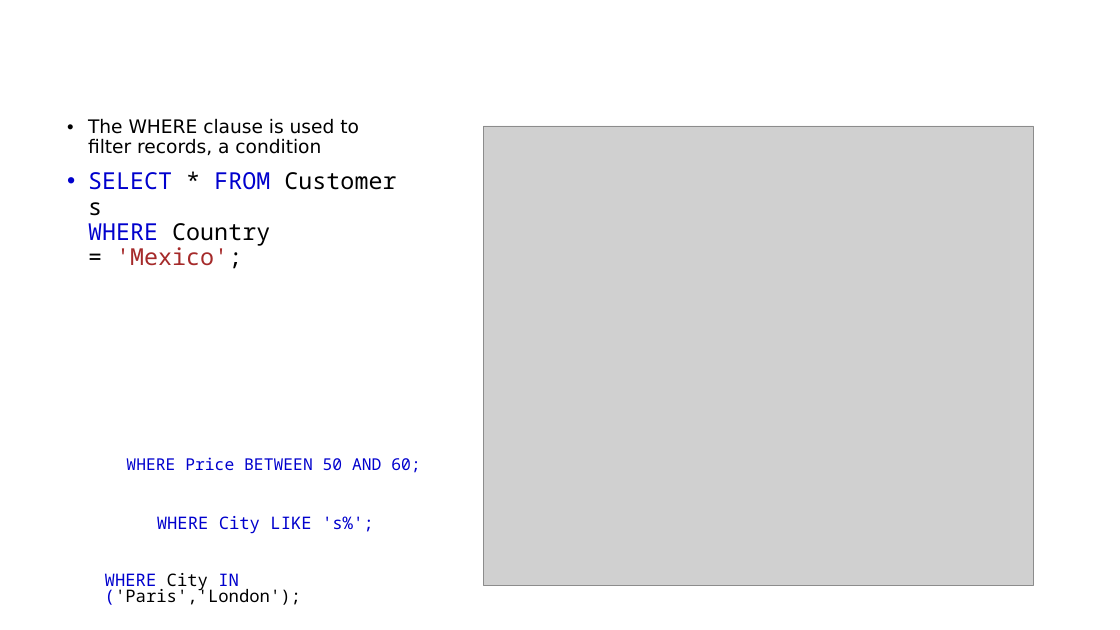
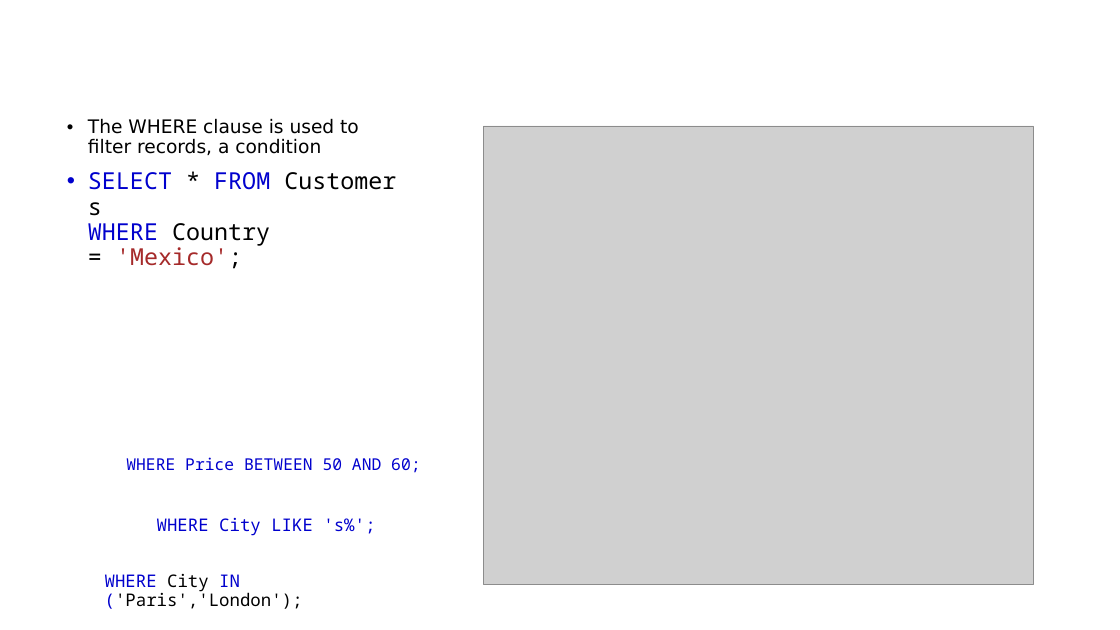
Before and after one commit to megath12/Lenguaje_teoria, a slide deck: slide 8 of MySQL.pptx. Drawn at 1120x630 pixels with LibreOffice and Linux fonts; fonts in the diff are those of the drawing; grey boxes stand for pictures. Boxes give left, top, right and bottom in pixels: in the first picture for what was removed or moved away, otherwise in the second. Text is boxed around its words. In the diff, an @@ line names an element or a change of style, - is before the commit and + after.

```diff
--- a/MySQL.pptx
+++ b/MySQL.pptx
@@ text "WHERE City LIKE 's%';" at box(157, 518, 375, 536): size 14.8 to 15 pt; line spacing 0.8 to 0.9 @@
@@ text "WHERE City IN ('Paris','London');" at box(105, 574, 303, 609): size 14.8 to 15 pt; line spacing 0.8 to 0.9 @@
```
Also in this commit, not shown: 6 other slides changed, 1 other file.
